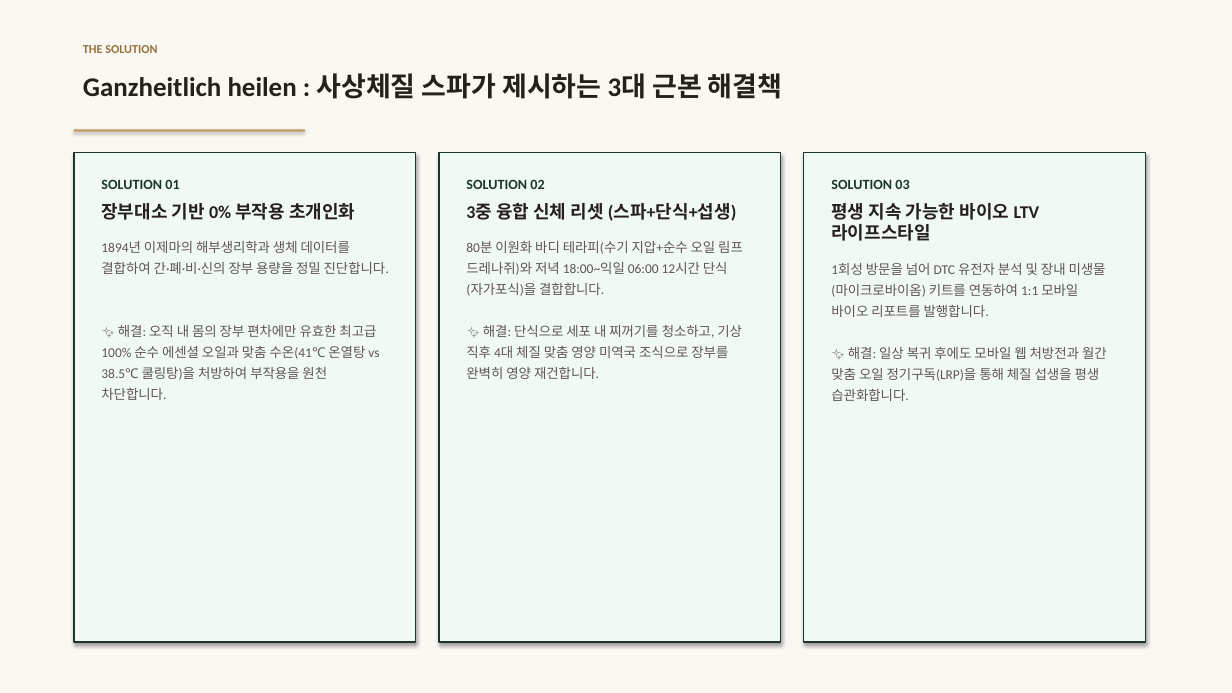
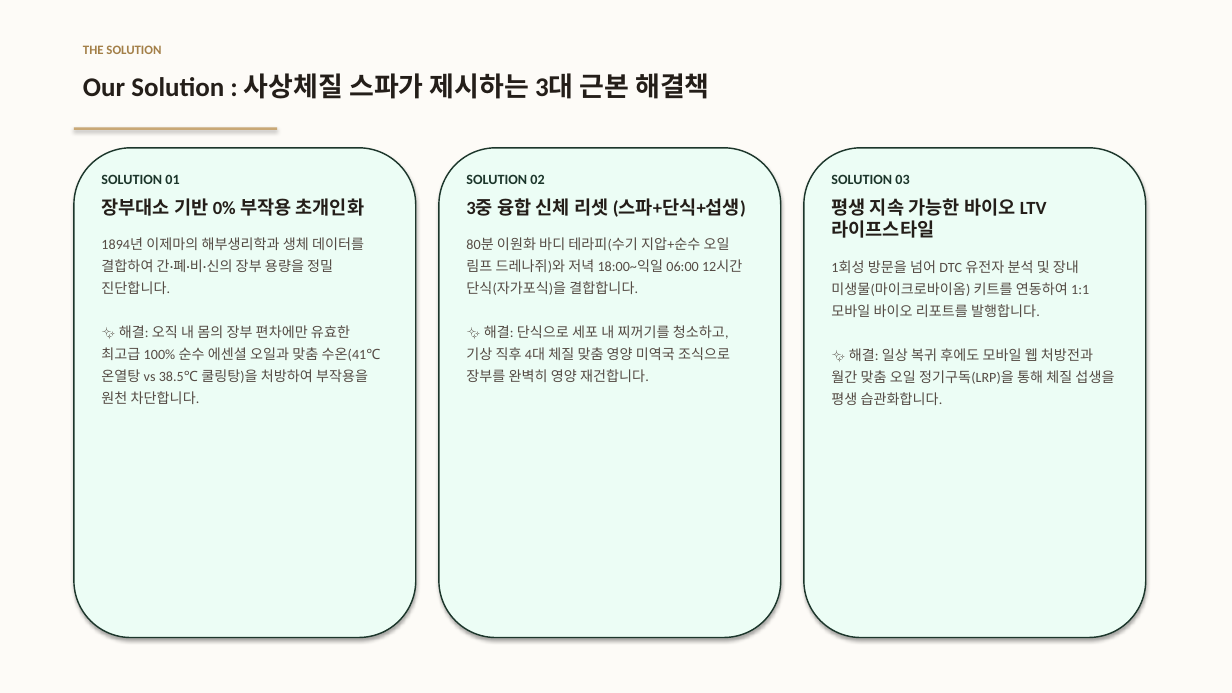
Before and after one commit to ryujean77/ryujean-slides, a slide deck: slide 3 of sasang-spa/사상체질_프리미엄_스파_프로젝트_제안서_발표자료.pptx (slide 4 before the commit). Drawn at 1232x693 pixels with LibreOffice and Linux fonts; fonts in the diff are those of the drawing. Boxes give left, top, right and bottom in pixels: in the first picture for what was removed or moved away, otherwise in the second. Text is boxed around its words. In the diff, an @@ line names an element or a change of style, - is before the commit and + after.

Commit message:
fix: 16장 한국어 기획 풀버전 내용 100% 롤백 복원 및 정통 럭셔리 브로셔 디자인 완벽 적용

```diff
--- a/sasang-spa/사상체질_프리미엄_스파_프로젝트_제안서_발표자료.pptx
+++ b/sasang-spa/사상체질_프리미엄_스파_프로젝트_제안서_발표자료.pptx
@@ rectangle at (0, 0, 1232, 693): fill #FAF8F3 to #FDFBF7 @@
@@ text "THE SOLUTION" at (83, 45, 161, 54): size 9.5 to 10 pt, text colour #94723E to #A37F48 @@
@@ text at (83, 73, 709, 99): text changed; text colour #26201C to #241E19 @@
-Ganzheitlich heilen : 사상체질 스파가 제시하는 3대 근본 해결책
+Our Solution : 사상체질 스파가 제시하는 3대 근본 해결책
@@ rectangle: place and size @@
-rectangle at (74, 129, 305, 132)
+rectangle at (74, 128, 277, 130)
@@ rectangle at (74, 128, 277, 130): fill #C29B62 to #C9A876 @@
@@ rounded rectangle added at (74, 148, 416, 638), fill #ECFDF5, outline #1C362B 1.1 pt @@
@@ rounded rectangle added at (439, 148, 781, 638), fill #ECFDF5, outline #1C362B 1.1 pt @@
@@ rounded rectangle added at (804, 148, 1146, 638), fill #ECFDF5, outline #1C362B 1.1 pt @@
@@ rectangle removed at (74, 152, 416, 642) @@
@@ rectangle removed at (439, 152, 781, 642) @@
@@ rectangle removed at (804, 152, 1146, 642) @@
@@ text at (101, 198, 380, 404): size 14 to 14.5 pt, text colour #26201C to #241E19 in "장부대소 기반 0% 부작용 초개인화"; size 10.5 to 11 pt, text colour #5F5750 to #554B44 in "1894년 이제마의 해부생리학과 생체 데이터를 결합하여 간·폐·비·신의 ..." @@
@@ text at (466, 198, 746, 382): size 14 to 14.5 pt, text colour #26201C to #241E19 in "3중 융합 신체 리셋 (스파+단식+섭생)"; size 10.5 to 11 pt, text colour #5F5750 to #554B44 in "80분 이원화 바디 테라피(수기 지압+순수 오일 림프 ..." @@
@@ text at (831, 198, 1114, 405): size 14 to 14.5 pt, text colour #26201C to #241E19 in "평생 지속 가능한 바이오 LTV 라이프스타일"; size 10.5 to 11 pt, text colour #5F5750 to #554B44 in "1회성 방문을 넘어 DTC 유전자 분석 및 ..." @@
```
Also in this commit, not shown: 6 other slides changed, 9 slides added, 2 slides removed, 1 other file.
